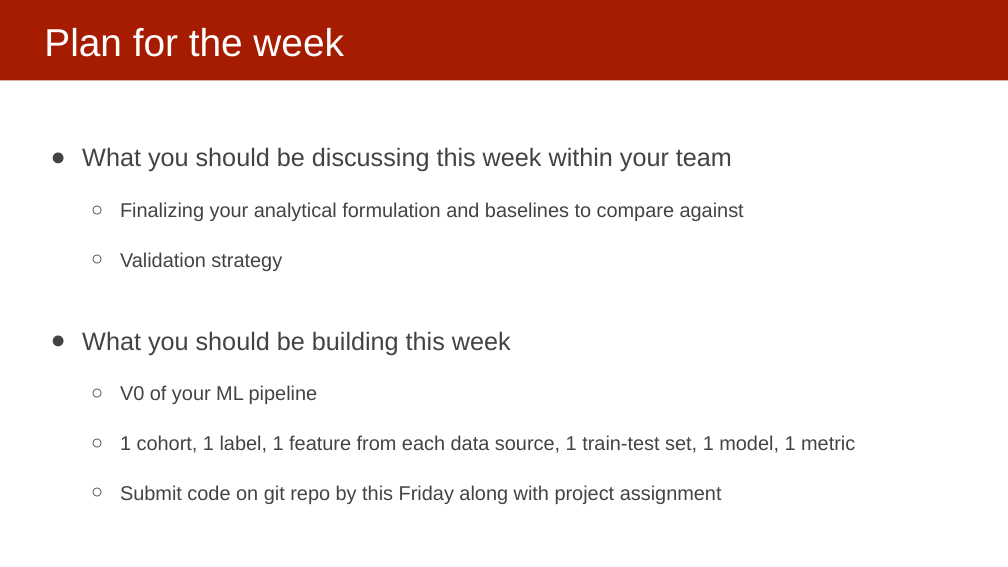
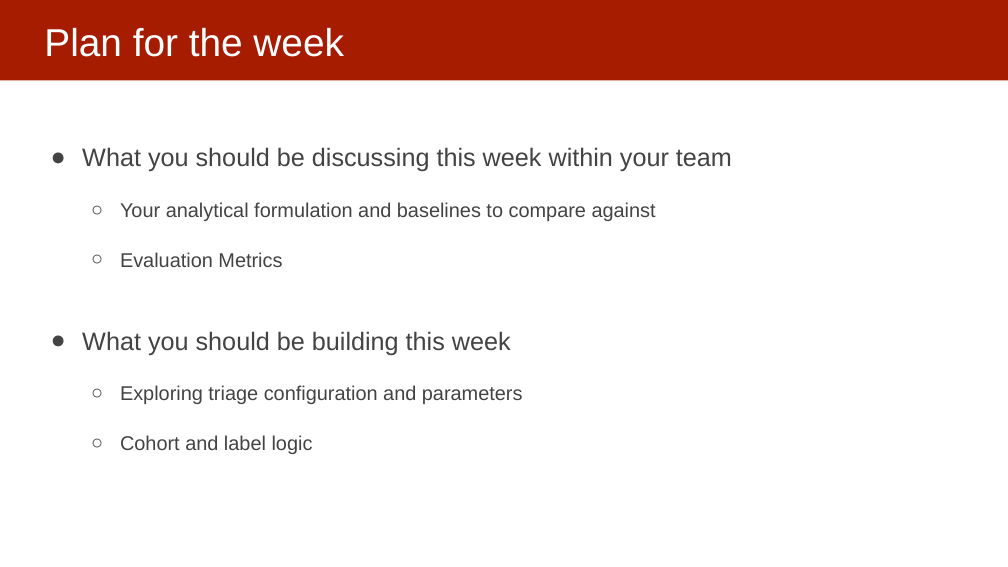
Before and after one commit to dssg/mlforpublicpolicylab, a slide deck: slide 3 of 05 - Performance and Evaluation Pt 1/Model Selection and Validation - Part I.pptx. Drawn at 1008x567 pixels with LibreOffice and Linux fonts; fonts in the diff are those of the drawing. Boxes give left, top, right and bottom in pixels: in the first picture for what was removed or moved away, otherwise in the second. Text is boxed around its words. In the diff, an @@ line names an element or a change of style, - is before the commit and + after.

Commit message:
update metrics slides

```diff
--- a/05 - Performance and Evaluation Pt 1/Model Selection and Validation - Part I.pptx
+++ b/05 - Performance and Evaluation Pt 1/Model Selection and Validation - Part I.pptx
@@ text at <box>120,202,656,267</box>: text changed @@
-  ○ Finalizing your analytical formulation and baselines to compare against
-  ○ Validation strategy
+  ○ Your analytical formulation and baselines to compare against
+  ○ Evaluation Metrics
@@ text at <box>120,385,523,454</box>: text changed @@
-  ○ V0 of your ML pipeline
-  ○ 1 cohort, 1 label, 1 feature from each data source, 1 train-test set, 1 model, 1 metric
-  ○ Submit code on git repo by this Friday along with project assignment
+  ○ Exploring triage configuration and parameters
+  ○ Cohort and label logic
```
Also in this commit, not shown: 2 other slides changed, 1 slide added.
